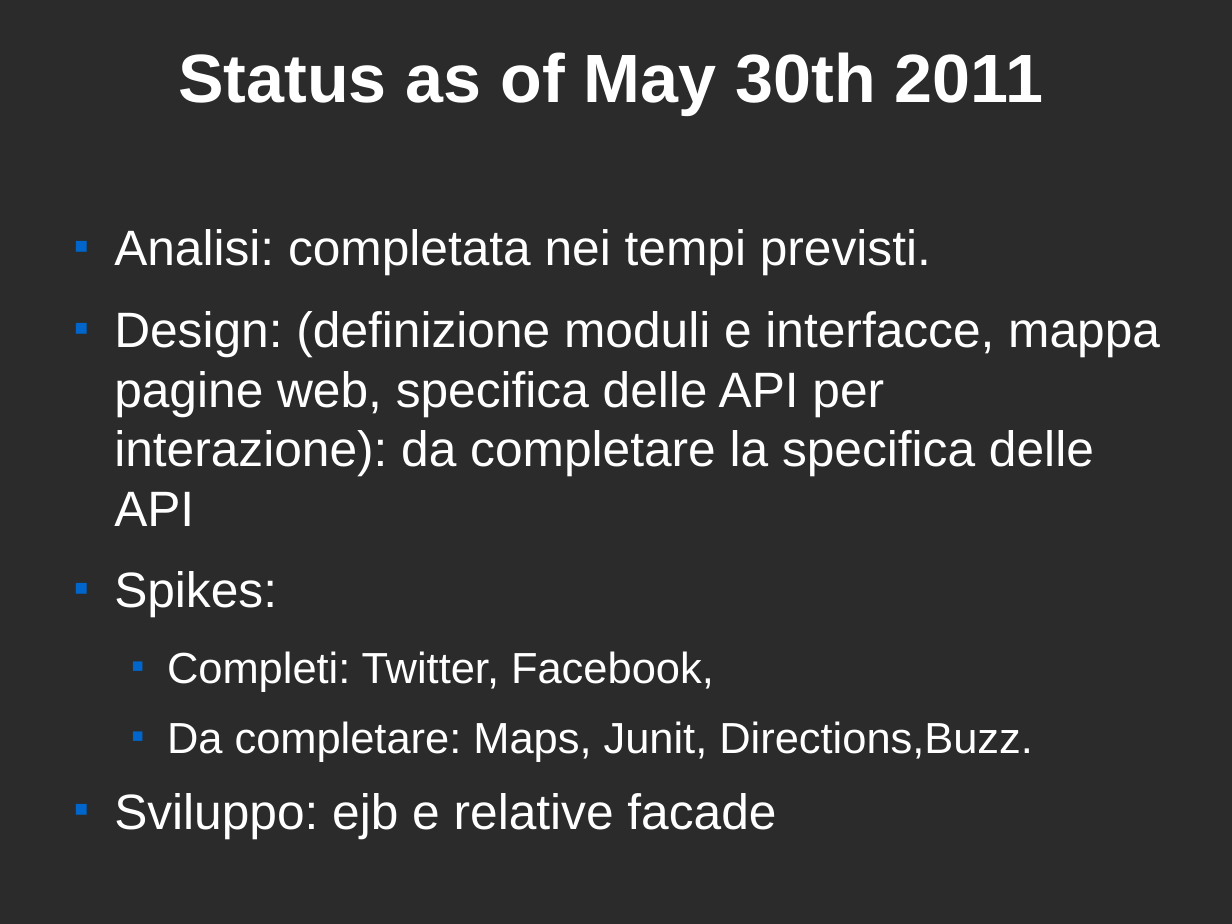
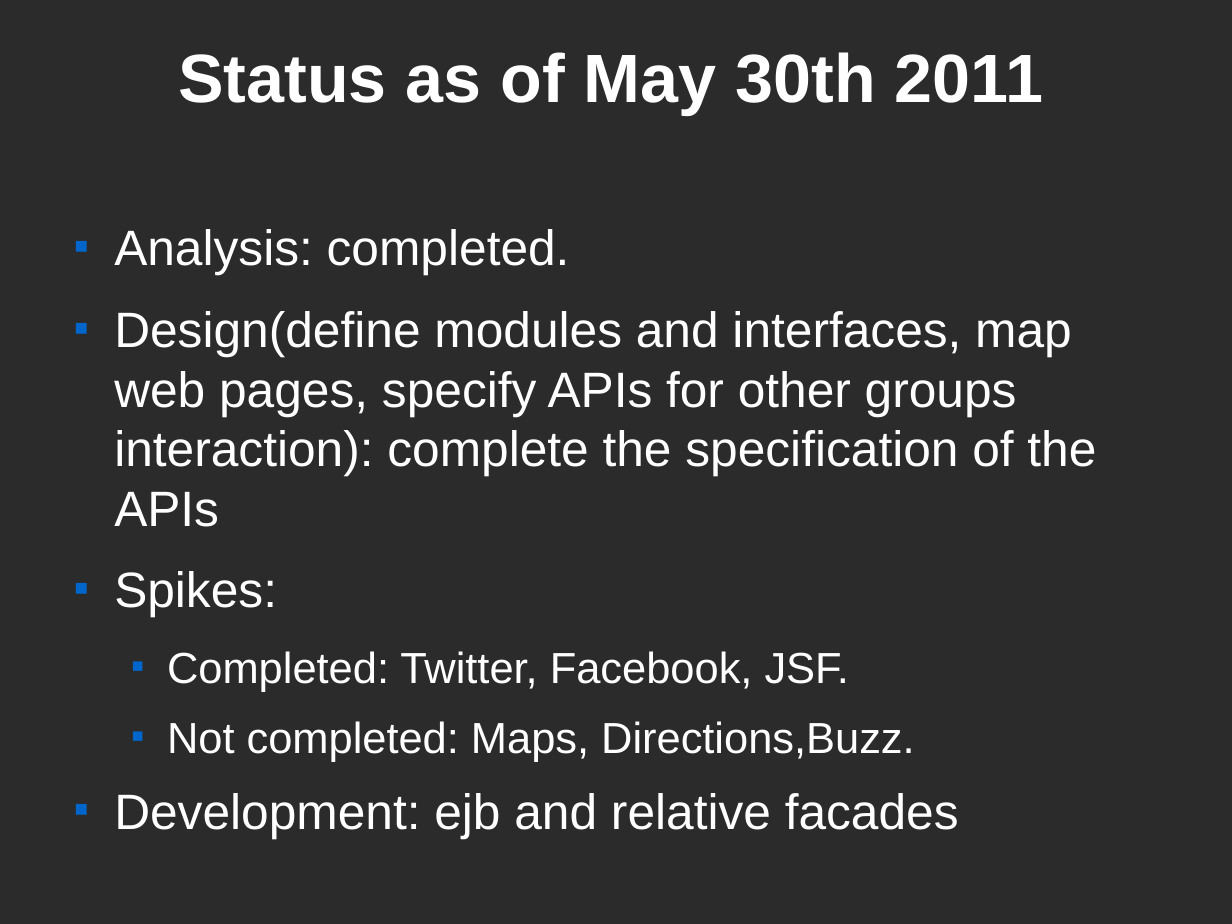
Before and after one commit to cdavide/dove-mangio-it, a slide deck: slide 7 of wiki/projectReviewTemplate.odp. Drawn at 1232x924 pixels with LibreOffice and Linux fonts; fonts in the diff are those of the drawing; background and template pictures are left out; a plain dark background stands for a picture behind light text. Boxes give left, top, right and bottom in pixels: in the first picture for what was removed or moved away, otherwise in the second. Text is boxed around its words. In the diff, an @@ line names an element or a change of style, - is before the commit and + after.

```diff
--- a/wiki/projectReviewTemplate.odp
+++ b/wiki/projectReviewTemplate.odp
@@ text at <box>114,229,1096,527</box>: text changed @@
-■ Analisi: completata nei tempi previsti.
-■ Design: (definizione moduli e interfacce, mappa pagine web, specifica delle API per interazione): da completare la specifica delle API
+■ Analysis: completed.
+■ Design(define modules and interfaces, map web pages, specify APIs for other groups interaction): complete the specification of the APIs
@@ text at <box>114,651,959,838</box>: text changed @@
-  ■ Completi: Twitter, Facebook,
-  ■ Da completare: Maps, Junit, Directions,Buzz.
-■ Sviluppo: ejb e relative facade
+  ■ Completed: Twitter, Facebook, JSF.
+  ■ Not completed: Maps, Directions,Buzz.
+■ Development: ejb and relative facades
```
Also in this commit, not shown: 3 other slides changed, 7 slides added, 5 slides removed, 3 other files.
